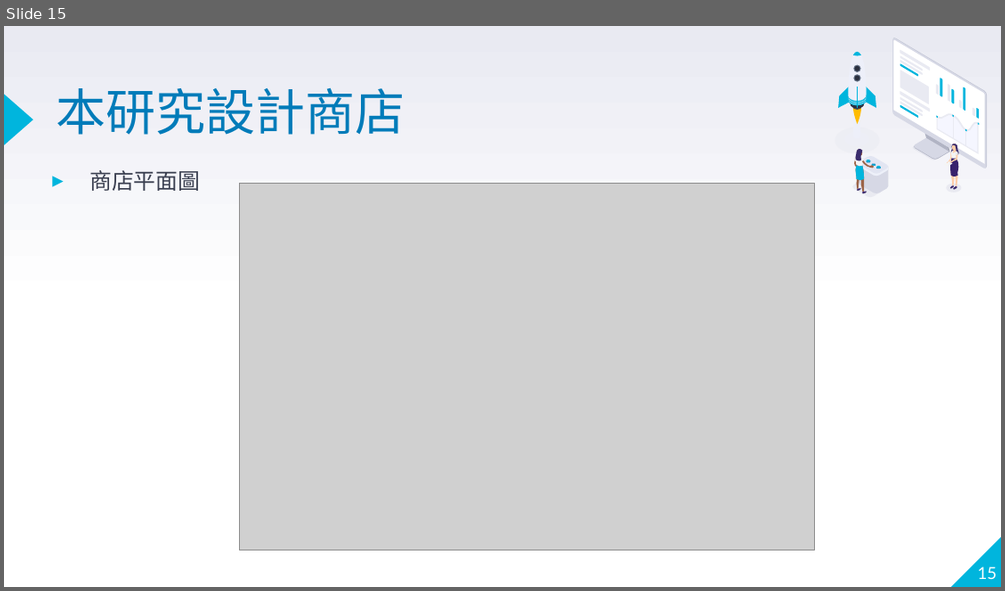
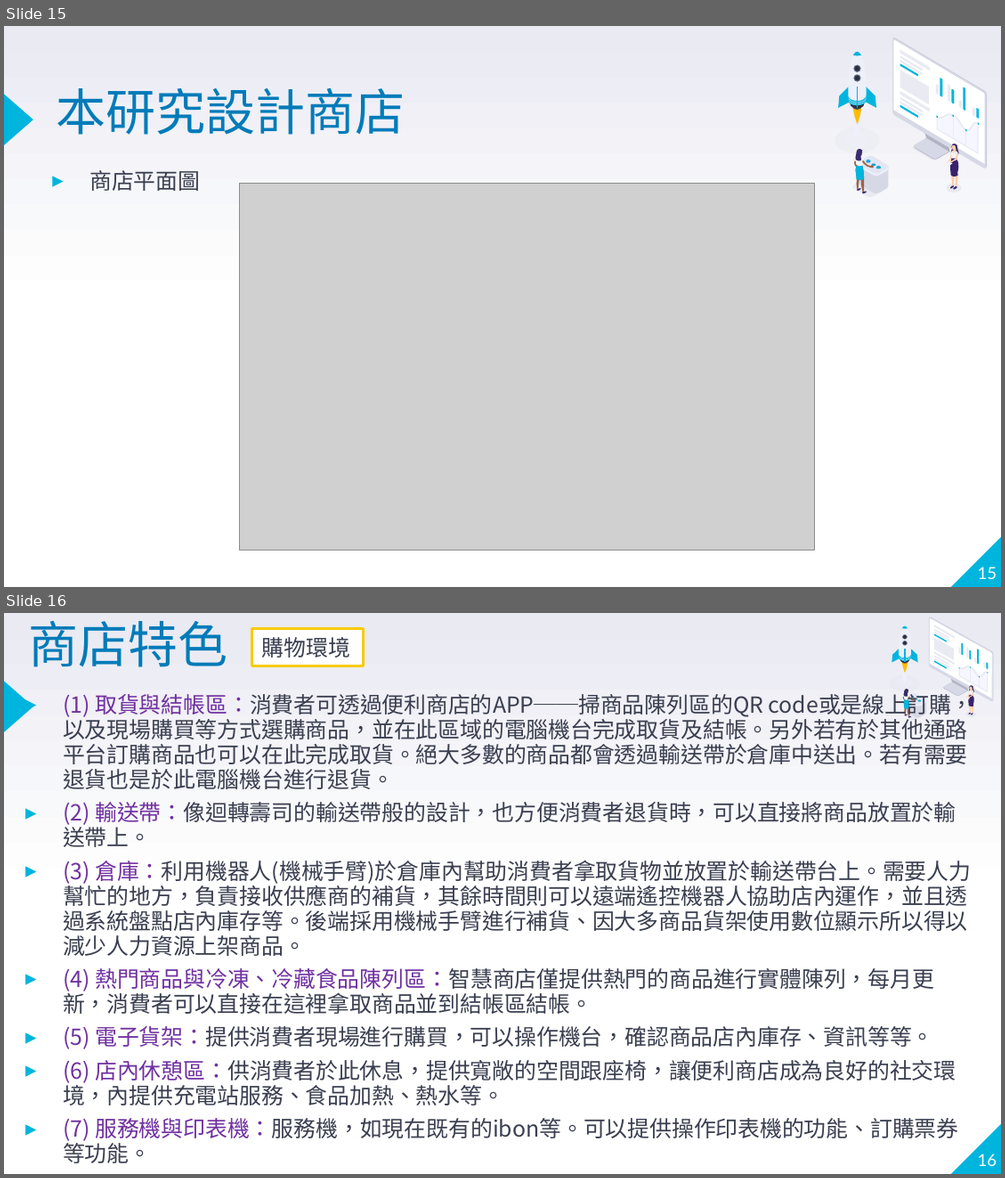
Before and after one commit to WilionLai/website, a slide deck: ppt/proposal_0111.pptx. Shown one above the other, each under a label of ours: slide 15 before the commit, slides 15 and 16 after it. The pictures are 1005x591 and 1005x1178 pixels, drawn with LibreOffice and Linux fonts; fonts in the diff are those of the drawing; grey boxes stand for pictures. Boxes give left, top, right and bottom in pixels: in the first picture for what was removed or moved away, otherwise in the second. Text is boxed around its words. In the diff, an @@ line names an element or a change of style, - is before the commit and + after.

```diff
--- a/ppt/proposal_0111.pptx
+++ b/ppt/proposal_0111.pptx
@@ slide 16 added at (4, 613, 1001, 1174), background gradient #FFFFFF to #E9EAF2; not listed: 2 template elements that a slide beside it also shows @@
@@ title added at (28, 621, 227, 667), 36 pt, text #007BB9 @@
+商店特色
@@ rectangle added at (252, 629, 363, 666), fill #FFFFFF, outline #F9CB07 2 pt, 16 pt, text #3A3F50 @@
+購物環境
@@ text added at (63, 690, 973, 1163), 16 pt, text #3A3F50 @@
+▸ (1) 取貨與結帳區：消費者可透過便利商店的APP──掃商品陳列區的QR code或是線上訂購，以及現場購買等方式選購商品，並在此區域的電腦機台完成取貨及結帳。另外若有於其他通路平台訂購商品也可以在此完成取貨。絕大多數的商品都會透過輸送帶於倉庫中送出。若有需要退貨也是於此電腦機台進行退貨。
+▸ (2) 輸送帶：像迴轉壽司的輸送帶般的設計，也方便消費者退貨時，可以直接將商品放置於輸送帶上。
+▸ (3) 倉庫：利用機器人(機械手臂)於倉庫內幫助消費者拿取貨物並放置於輸送帶台上。需要人力幫忙的地方，負責接收供應商的補貨，其餘時間則可以遠端遙控機器人協助店內運作，並且透過系統盤點店內庫存等。後端採用機械手臂進行補貨、因大多商品貨架使用數位顯示所以得以減少人力資源上架商品。
+▸ (4) 熱門商品與冷凍、冷藏食品陳列區：智慧商店僅提供熱門的商品進行實體陳列，每月更新，消費者可以直接在這裡拿取商品並到結帳區結帳。
+▸ (5) 電子貨架：提供消費者現場進行購買，可以操作機台，確認商品店內庫存、資訊等等。
+▸ (6) 店內休憩區：供消費者於此休息，提供寬敞的空間跟座椅，讓便利商店成為良好的社交環境，內提供充電站服務、食品加熱、熱水等。
+▸ (7) 服務機與印表機：服務機，如現在既有的ibon等。可以提供操作印表機的功能、訂購票券等功能。
@@ group added at (890, 617, 993, 720): 103 freeform shapes @@
@@ page number added at (978, 1153, 997, 1166), 12 pt, text #FFFFFF @@
+16
```
Also in this commit, not shown: 7 slides changed, 1 other slide added, 1 other file.
